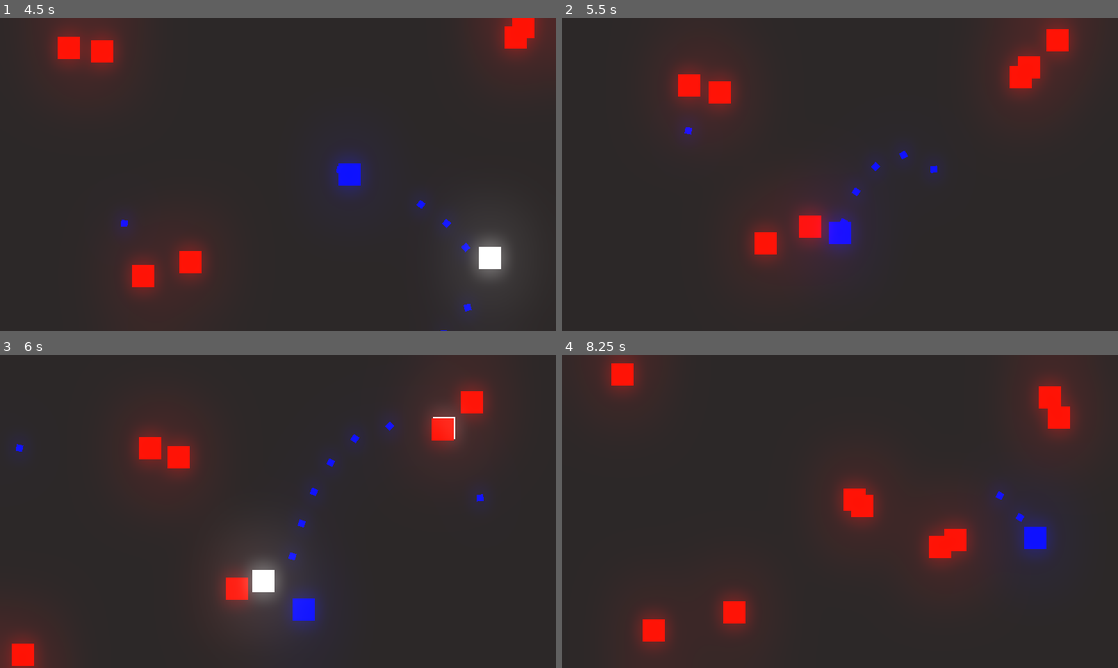
Above: before the commit, frames 1-4 (two rows, left to right).
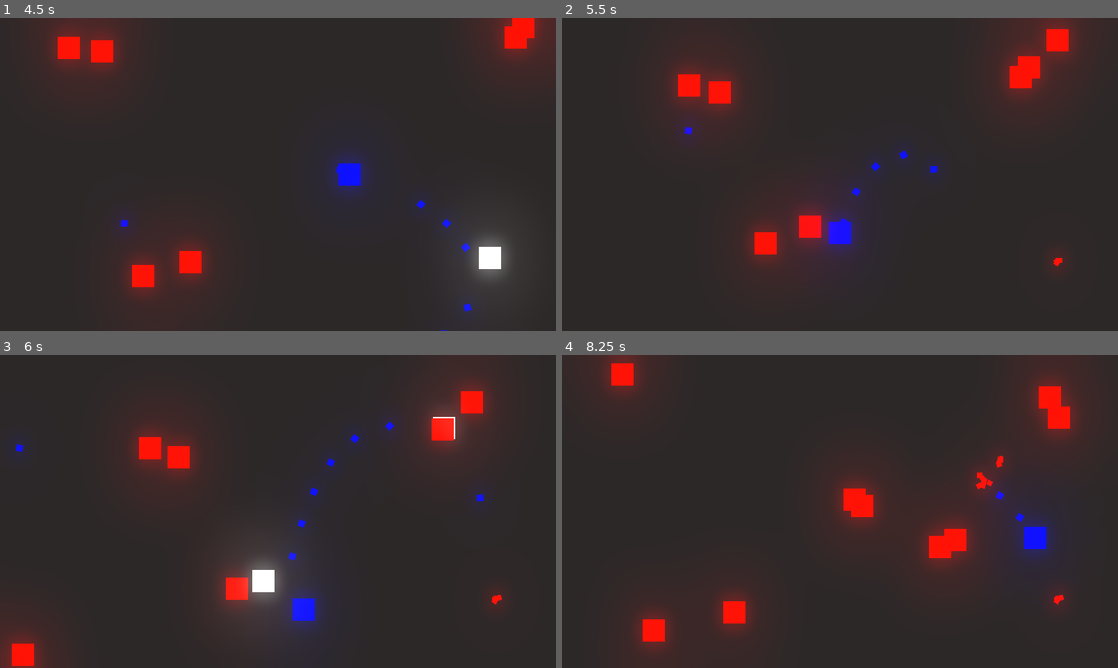
Above: after the commit, the same moments.

Repository: Daniel5772/Programmieren_Note
Game: Godot game, scene res://Level/Level 1.tscn
Two runs of this game, one before a commit and one after it. Both use one fixed random seed, a clock stepped at 60 frames per second and the inputs below.
Inputs (mouse positions are in pixels of both pictures, inside the frame that each line leads up to):
- Up to frame 1 (4.5 s): tap Enter at 0.5 s; move the mouse to (400, 158) at 0.52 s; press the mouse at (400, 158) at 0.53 s; hold D (move_right) 0.53-1.28 s; move the mouse to (166, 190) at 1.27 s; release the mouse at (166, 190) at 1.28 s; hold S (move_down) 1.28-2.03 s; click (166, 190) at 1.35 s; move the mouse to (333, 105) at 2.02 s; press the mouse at (333, 105) at 2.03 s; hold D (move_right) 2.03-2.78 s; move the mouse to (250, 237) at 2.77 s; release the mouse at (250, 237) at 2.78 s; hold W (move_up) 2.78-3.53 s; click (250, 237) at 2.85 s; move the mouse to (444, 221) at 3.52 s; press the mouse at (444, 221) at 3.53 s; hold A (move_left) from 3.53 s (still down); move the mouse to (111, 127) at 4.27 s; release the mouse at (111, 127) at 4.28 s; click (111, 127) at 4.35 s
- Up to frame 2 (5.5 s): move the mouse to (867, 174) at 5.02 s; release A (move_left) at 5.03 s; press the mouse at (867, 174) at 5.03 s; hold S (move_down) from 5.03 s (still down)
- Up to frame 3 (6 s): move the mouse to (194, 433) at 5.77 s; release S (move_down) at 5.78 s; release the mouse at (194, 433) at 5.78 s; hold D (move_right) from 5.78 s (still down); click (194, 433) at 5.85 s
- Up to frame 4 (8.25 s): move the mouse to (962, 495) at 6.52 s; release D (move_right) at 6.53 s; press the mouse at (962, 495) at 6.53 s; hold W (move_up) 6.53-7.28 s; move the mouse to (728, 527) at 7.27 s; release the mouse at (728, 527) at 7.28 s; hold D (move_right) 7.28-8.03 s; click (728, 527) at 7.35 s; move the mouse to (895, 442) at 8.02 s; press the mouse at (895, 442) at 8.03 s; hold S (move_down) from 8.03 s (still down)

Frame 1 is identical in both runs. In frame 2, less than 0.1% of the frame differs, in the area x 88-90%, y 76-80%; in frame 3, less than 0.1%; in frame 4, 0.5%, in the area x 73-91%, y 32-81%.

Commit message:
kill_particle hinzugefügt

Diff:
--- /dev/null
+++ b/PLayer/Kill_particle.gd
@@ -0,0 +1,9 @@
+extends CPUParticles2D
+
+func _on_freeze_particle_timeout():
+	set_process(false)
+	set_physics_process(false)
+	set_process_input(false)
+	set_process_internal(false)
+	set_process_unhandled_input(false)
+	set_process_unhandled_key_input(false)
--- /dev/null
+++ b/PLayer/Kill_particle.tscn
@@ -0,0 +1,30 @@
+[gd_scene load_steps=3 format=2]
+
+[ext_resource path="res://PLayer/Kill_particle.gd" type="Script" id=1]
+
+[sub_resource type="Curve" id=1]
+min_value = -360.0
+max_value = 360.0
+_data = [ Vector2( 0.00574712, 72.8182 ), 0.0, 0.0, 0, 0, Vector2( 0.988506, 72.8182 ), 138.891, 0.0, 0, 0 ]
+
+[node name="Kill_particle" type="CPUParticles2D"]
+z_index = -5
+amount = 4
+lifetime = 3.0
+explosiveness = 1.0
+randomness = 1.0
+spread = 100.0
+gravity = Vector2( 1, 3 )
+initial_velocity = 10.0
+initial_velocity_random = 1.0
+angular_velocity = 1.0
+angular_velocity_random = 1.0
+angular_velocity_curve = SubResource( 1 )
+scale_amount = 6.0
+color = Color( 1, 0.0470588, 0, 1 )
+script = ExtResource( 1 )
+
+[node name="freeze_particle" type="Timer" parent="."]
+one_shot = true
+autostart = true
+[connection signal="timeout" from="freeze_particle" to="." method="_on_freeze_particle_timeout"]
--- a/PLayer/enemy.gd
+++ b/PLayer/enemy.gd
@@ -11,12 +11,20 @@
 
 var knockback = 6
 
+var kill_particle = preload("res://PLayer/Kill_particle.tscn")
+
+
 func _process(delta):
 	if Global.player != null and stun == false:
 		velocity = global_position.direction_to(Global.player.global_position)
 	elif stun:
 		velocity = lerp(velocity, Vector2(0, 0), 0.3)
+
 	if hp <= 0:
+		if Global.node_creation_parent != null:
+			var kill_particle_instance = Global.instance_node(kill_particle, global_position, Global.node_creation_parent)
+			kill_particle_instance.rotation = velocity.angle()
+
 		print("tod")
 		queue_free()
 
